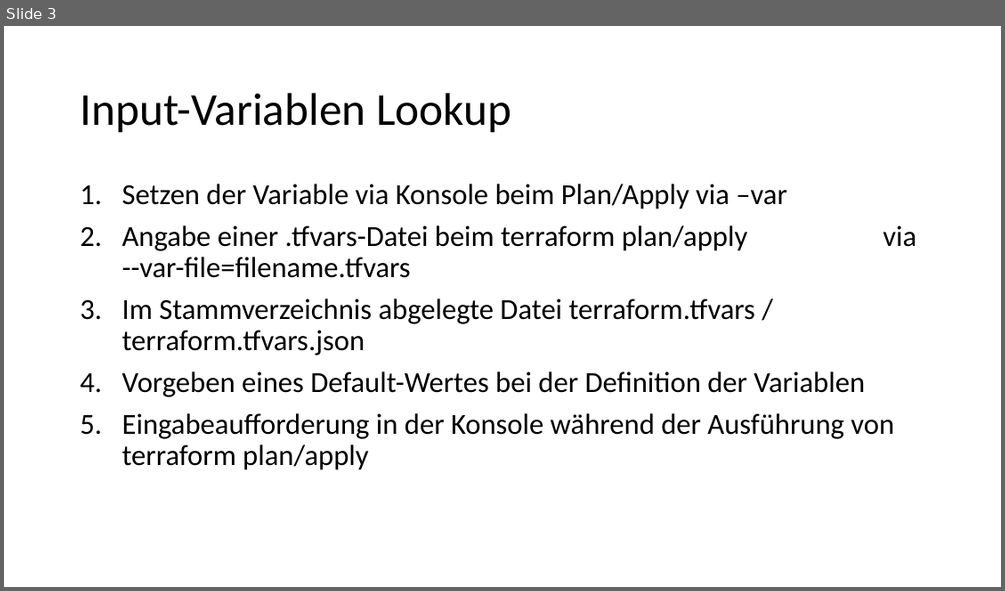
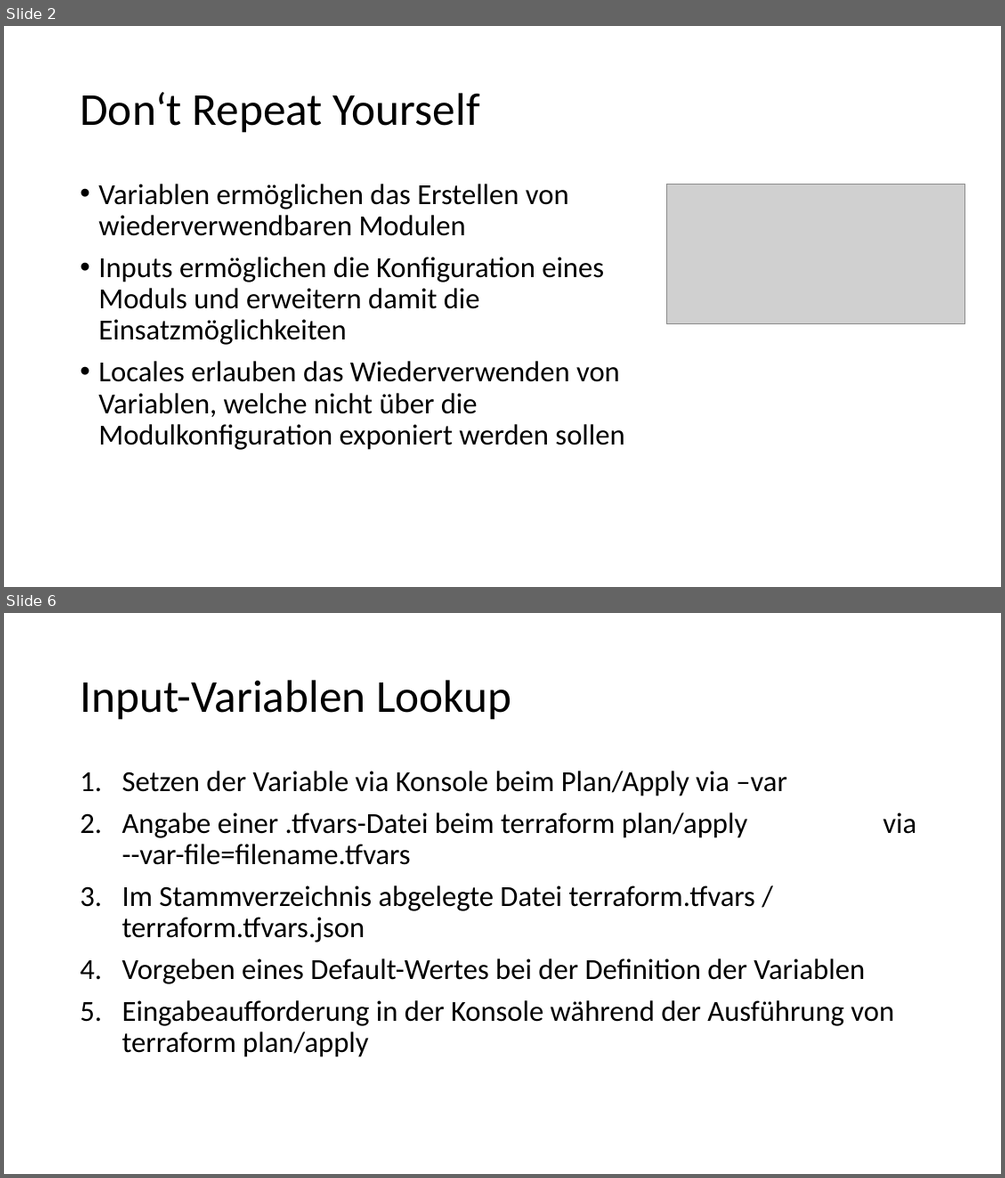
Before and after one commit to djakielski/terraform-schulung, a slide deck: Modul_4_Variables/Variables.pptx. Shown one above the other, each under a label of ours: slide 3 before the commit, slides 2 and 6 after it; the slides between them are not shown. The pictures are 1005x591 and 1005x1178 pixels, drawn with LibreOffice and Linux fonts; fonts in the diff are those of the drawing; grey boxes stand for pictures. Boxes give left, top, right and bottom in pixels: in the first picture for what was removed or moved away, otherwise in the second. Text is boxed around its words. In the diff, an @@ line names an element or a change of style, - is before the commit and + after.

```diff
--- a/Modul_4_Variables/Variables.pptx
+++ b/Modul_4_Variables/Variables.pptx
@@ slide 2 added at box(4, 26, 1001, 587), background #FFFFFF @@
@@ title added at box(80, 92, 480, 133), 44 pt, text #000000 @@
+Don‘t Repeat Yourself
@@ text added at box(98, 184, 624, 450), 28 pt, text #000000 @@
+• Variablen ermöglichen das Erstellen von wiederverwendbaren Modulen
+• Inputs ermöglichen die Konfiguration eines Moduls und erweitern damit die Einsatzmöglichkeiten
+• Locales erlauben das Wiederverwenden von Variablen, welche nicht über die Modulkonfiguration exponiert werden sollen
@@ picture added at box(666, 184, 965, 323) @@
@@ what was slide 3 is now slide 6 @@
```
Also in this commit, not shown: 4 slides changed, 3 other slides added.
